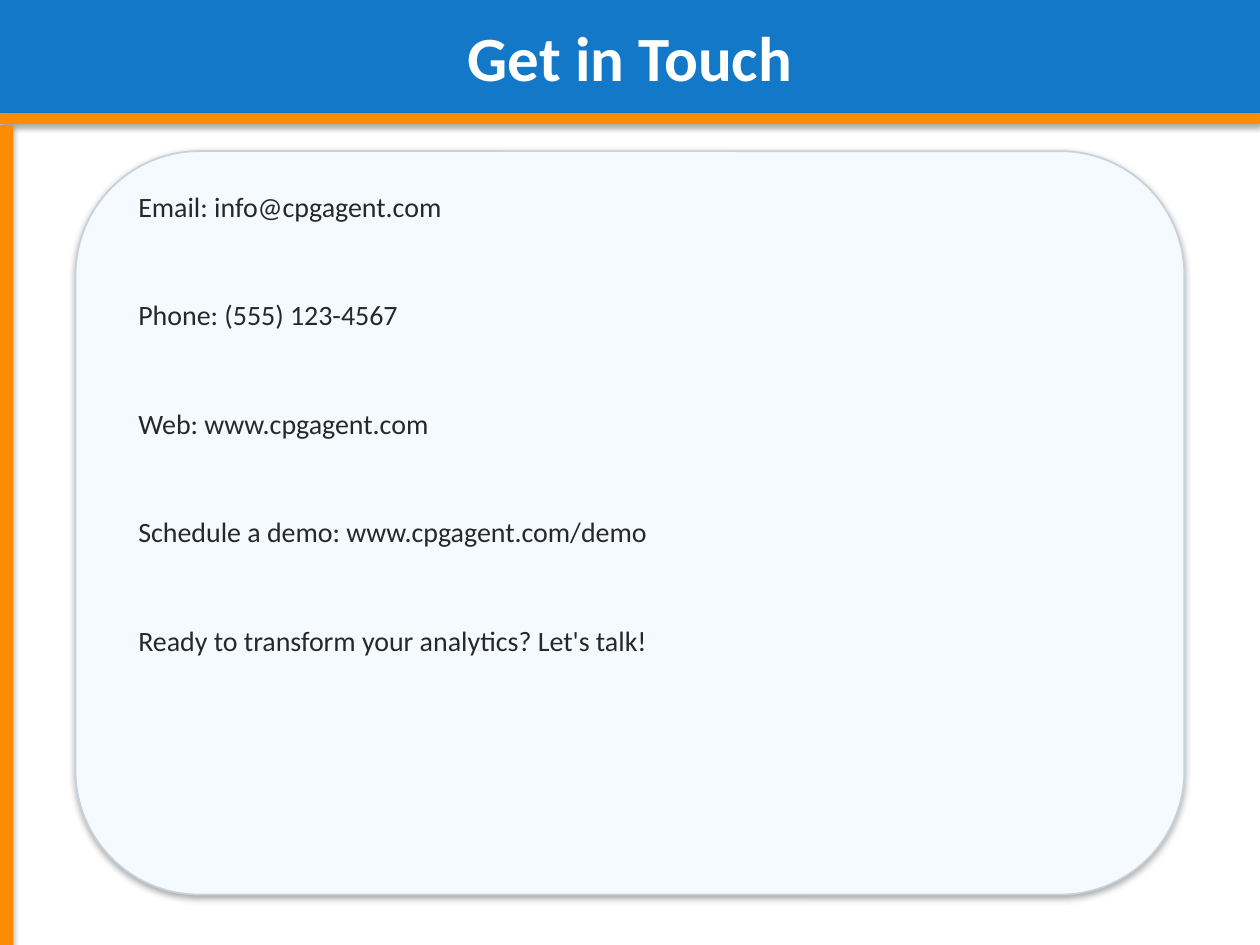
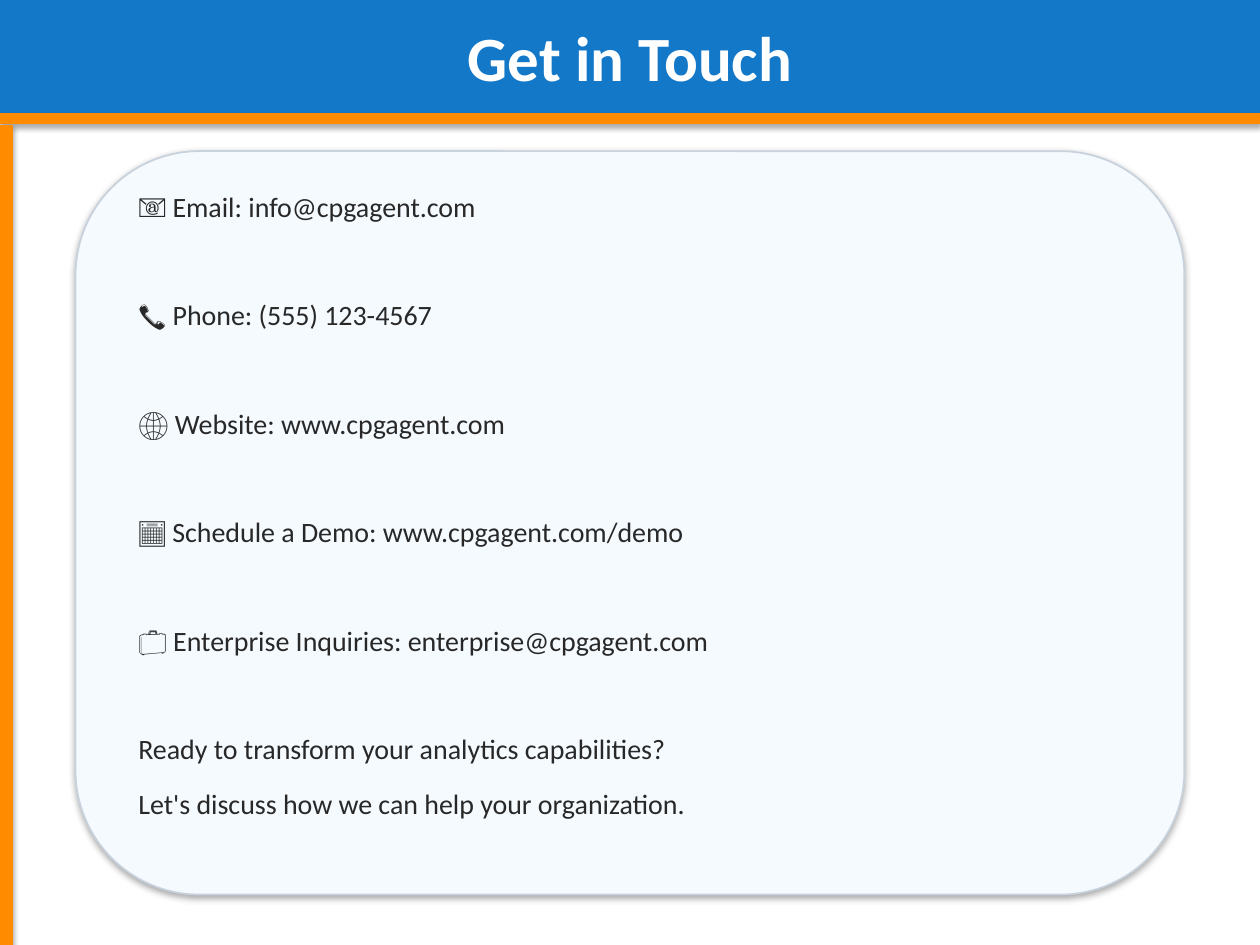
Before and after one commit to adityasinghz/smart-cpg-decision-agent, a slide deck: slide 28 of Smart_CPG_Decision_Agent_Presentation.pptx. Drawn at 1260x945 pixels with LibreOffice and Linux fonts; fonts in the diff are those of the drawing. Boxes give left, top, right and bottom in pixels: in the first picture for what was removed or moved away, otherwise in the second. Text is boxed around its words. In the diff, an @@ line names an element or a change of style, - is before the commit and + after.

```diff
--- a/Smart_CPG_Decision_Agent_Presentation.pptx
+++ b/Smart_CPG_Decision_Agent_Presentation.pptx
@@ text at bbox=[138, 197, 708, 819]: text changed @@
-Email: info@cpgagent.com
-Phone: (555) 123-4567
-Web: www.cpgagent.com
-Schedule a demo: www.cpgagent.com/demo
-Ready to transform your analytics? Let's talk!
+📧 Email: info@cpgagent.com
+📞 Phone: (555) 123-4567
+🌐 Website: www.cpgagent.com
+📅 Schedule a Demo: www.cpgagent.com/demo
+💼 Enterprise Inquiries: enterprise@cpgagent.com
+Ready to transform your analytics capabilities?
+Let's discuss how we can help your organization.
```
Also in this commit, not shown: 19 other slides changed, 3 slides added, 3 slides removed, 2 other files.
